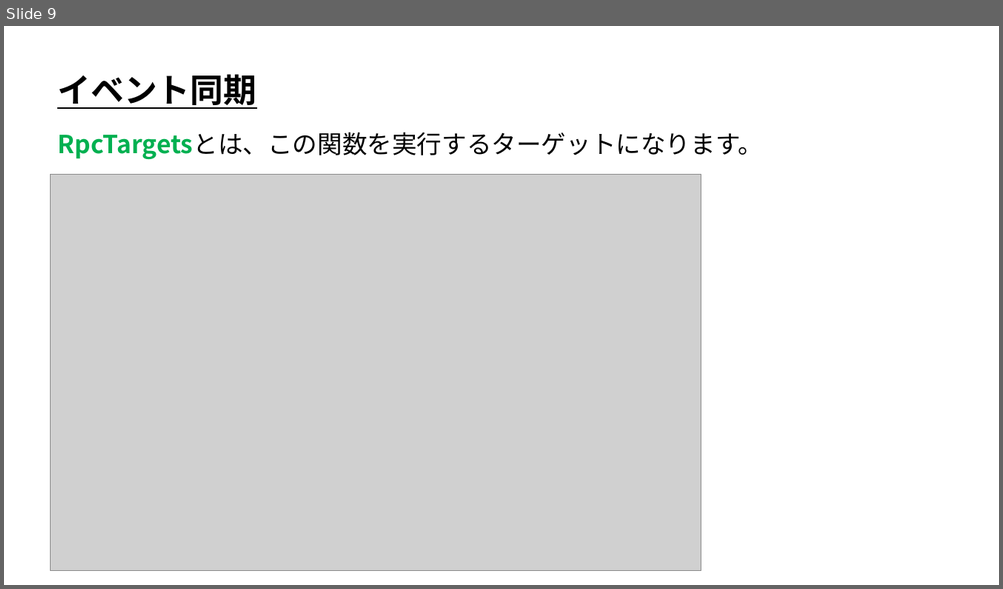
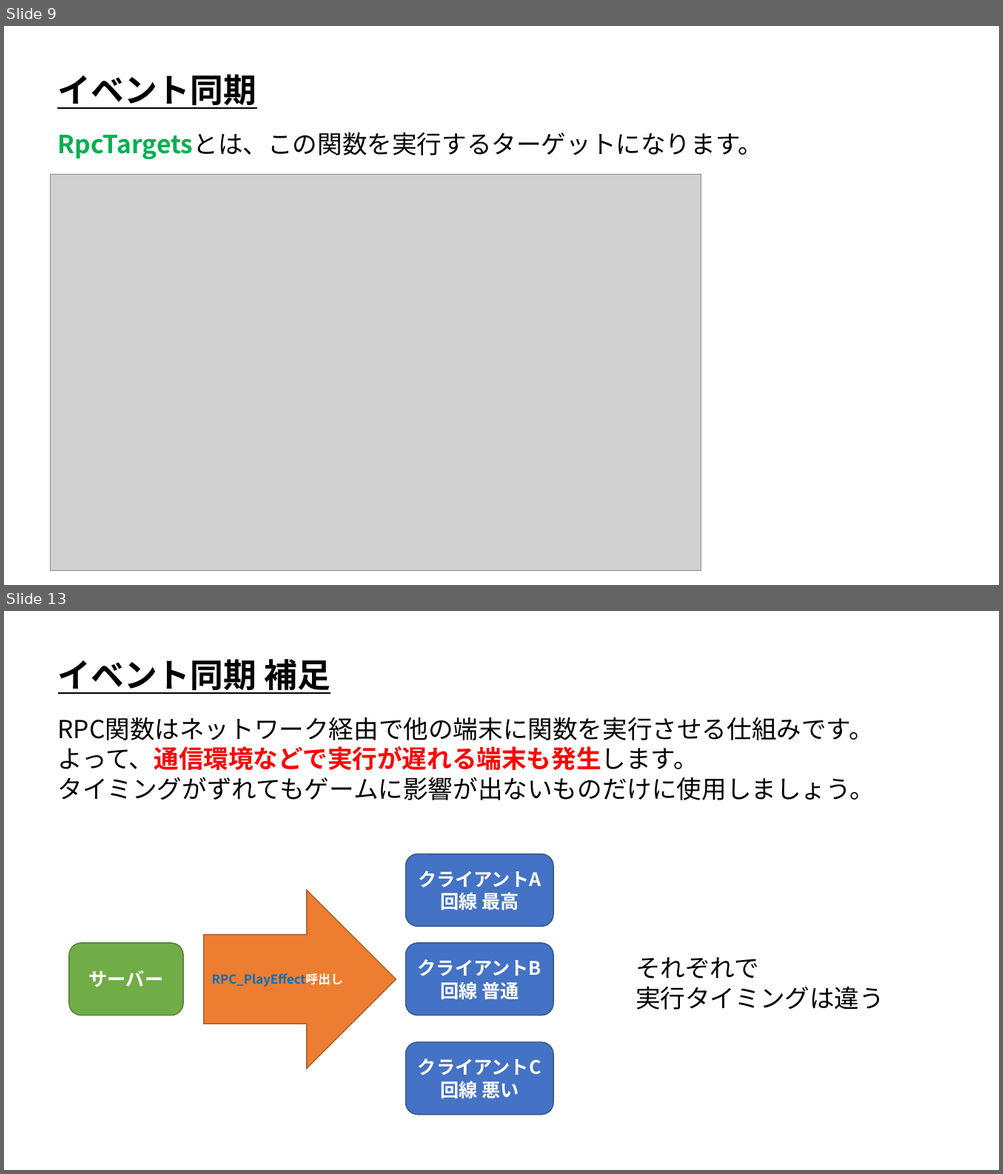
Before and after one commit to ArakiYusuke-Ohara/Textbook, a slide deck: ゲーム科3年/00_前期/オンラインゲームプログラミングⅡ/07_イベント同期.pptx. Shown one above the other, each under a label of ours: slide 9 before the commit, slides 9 and 13 after it; the slides between them are not shown. The pictures are 1003x589 and 1003x1174 pixels, drawn with LibreOffice and Linux fonts; fonts in the diff are those of the drawing; grey boxes stand for pictures. Boxes give left, top, right and bottom in pixels: in the first picture for what was removed or moved away, otherwise in the second. Text is boxed around its words. In the diff, an @@ line names an element or a change of style, - is before the commit and + after.

Commit message:
スライド作成

```diff
--- a/ゲーム科3年/00_前期/オンラインゲームプログラミングⅡ/07_イベント同期.pptx
+++ b/ゲーム科3年/00_前期/オンラインゲームプログラミングⅡ/07_イベント同期.pptx
@@ slide 13 added at bbox=[4, 611, 999, 1170], background #FFFFFF @@
@@ text added at bbox=[58, 659, 331, 694], 32 pt, text #000000, bold, underline @@
+イベント同期 補足
@@ text added at bbox=[58, 717, 874, 800], 24 pt, text #000000 @@
+RPC関数はネットワーク経由で他の端末に関数を実行させる仕組みです。
+よって、通信環境などで実行が遅れる端末も発生します。
+タイミングがずれてもゲームに影響が出ないものだけに使用しましょう。
@@ rounded rectangle added at bbox=[405, 854, 553, 926], fill #4472C4, outline #325491 1 pt, 18 pt, text #FFFFFF, bold @@
+クライアントA
+回線 最高
@@ right arrow added at bbox=[204, 891, 396, 1069], fill #ED7D31, outline #AF5C24 1 pt, 12 pt, text #0070C0, bold @@
+RPC_PlayEffect呼出し
@@ rounded rectangle added at bbox=[69, 943, 183, 1015], fill #70AD47, outline #538035 1 pt, 18 pt, text #FFFFFF, bold @@
+サーバー
@@ rounded rectangle added at bbox=[405, 943, 553, 1015], fill #4472C4, outline #325491 1 pt, 18 pt, text #FFFFFF, bold @@
+クライアントB
+回線 普通
@@ text added at bbox=[635, 957, 884, 1010], 24 pt, text #000000 @@
+それぞれで
+実行タイミングは違う
@@ rounded rectangle added at bbox=[405, 1042, 553, 1115], fill #4472C4, outline #325491 1 pt, 18 pt, text #FFFFFF, bold @@
+クライアントC
+回線 悪い
```
Also in this commit, not shown: 2 slides changed, 2 other slides added, 1 other file.
